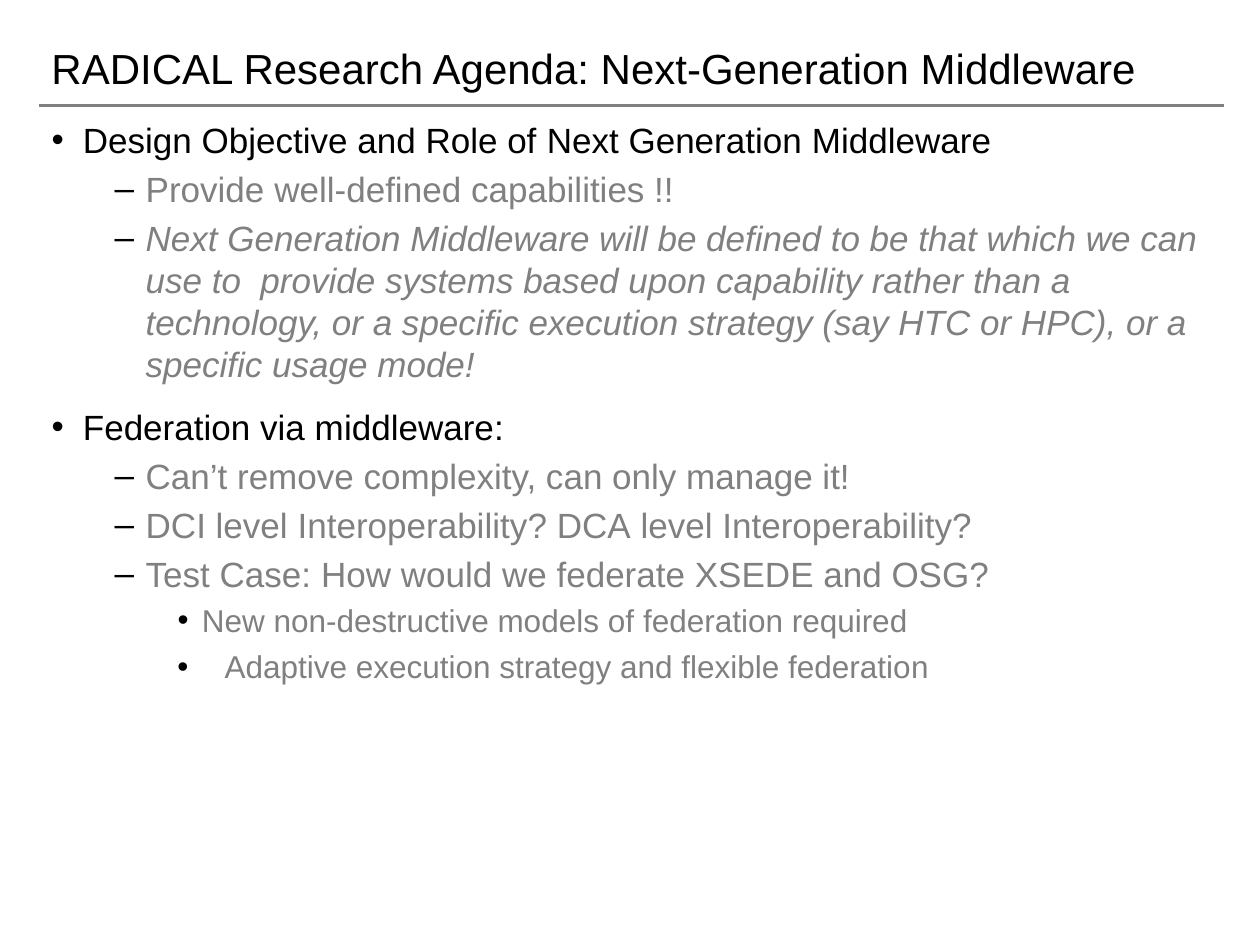
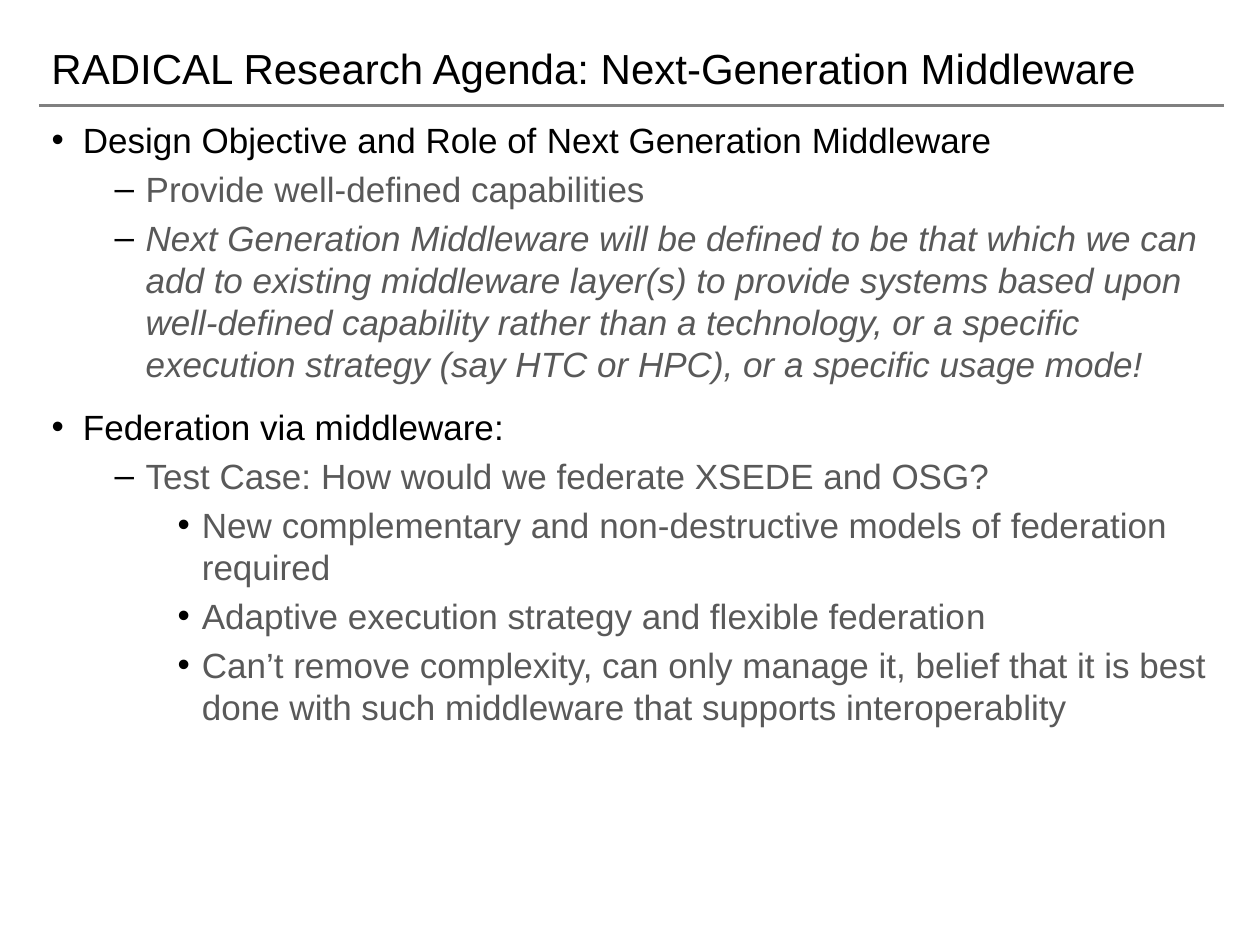
Before and after one commit to saga-project/presentations, a slide deck: slide 12 of radical-magic.pptx. Drawn at 1260x945 pixels with LibreOffice and Linux fonts; fonts in the diff are those of the drawing; background and template pictures are left out. Boxes give left, top, right and bottom in pixels: in the first picture for what was removed or moved away, otherwise in the second. Text is boxed around its words. In the diff, an @@ line names an element or a change of style, - is before the commit and + after.

Commit message:
final changes

```diff
--- a/radical-magic.pptx
+++ b/radical-magic.pptx
@@ text at (146,176,1196,384): text changed; text colour #808080 to #595959 @@
-  – Provide well-defined capabilities !!
-  – Next Generation Middleware will be defined to be that which we can use to provide systems based upon capability rather than a technology, or a specific execution strategy (say HTC or HPC), or a specific usage mode!
+  – Provide well-defined capabilities
+  – Next Generation Middleware will be defined to be that which we can add to existing middleware layer(s) to provide systems based upon well-defined capability rather than a technology, or a specific execution strategy (say HTC or HPC), or a specific usage mode!
@@ text at (146,463,971,545): paragraphs removed @@
-  – Can’t remove complexity, can only manage it!
-  – DCI level Interoperability? DCA level Interoperability?
@@ text at (146,463,989,636): text colour #808080 to #595959 in "Test Case: How would we federate XSEDE ...", "Adaptive execution strategy and flexible federation"; size 18 to 20 pt in "Adaptive execution strategy and flexible federation"; list level 2 to 3 in "Adaptive execution strategy and flexible ..." @@
@@ text at (202,512,1167,587): text changed; size 18 to 20 pt; text colour #808080 to #595959 @@
-    • New non-destructive models of federation required
+    • New complementary and non-destructive models of federation required
@@ text at (202,652,1205,727): paragraph added @@
+    • Can’t remove complexity, can only manage it, belief that it is best done with such middleware that supports interoperablity
```
Also in this commit, not shown: 13 other slides changed, 1 slide added.
